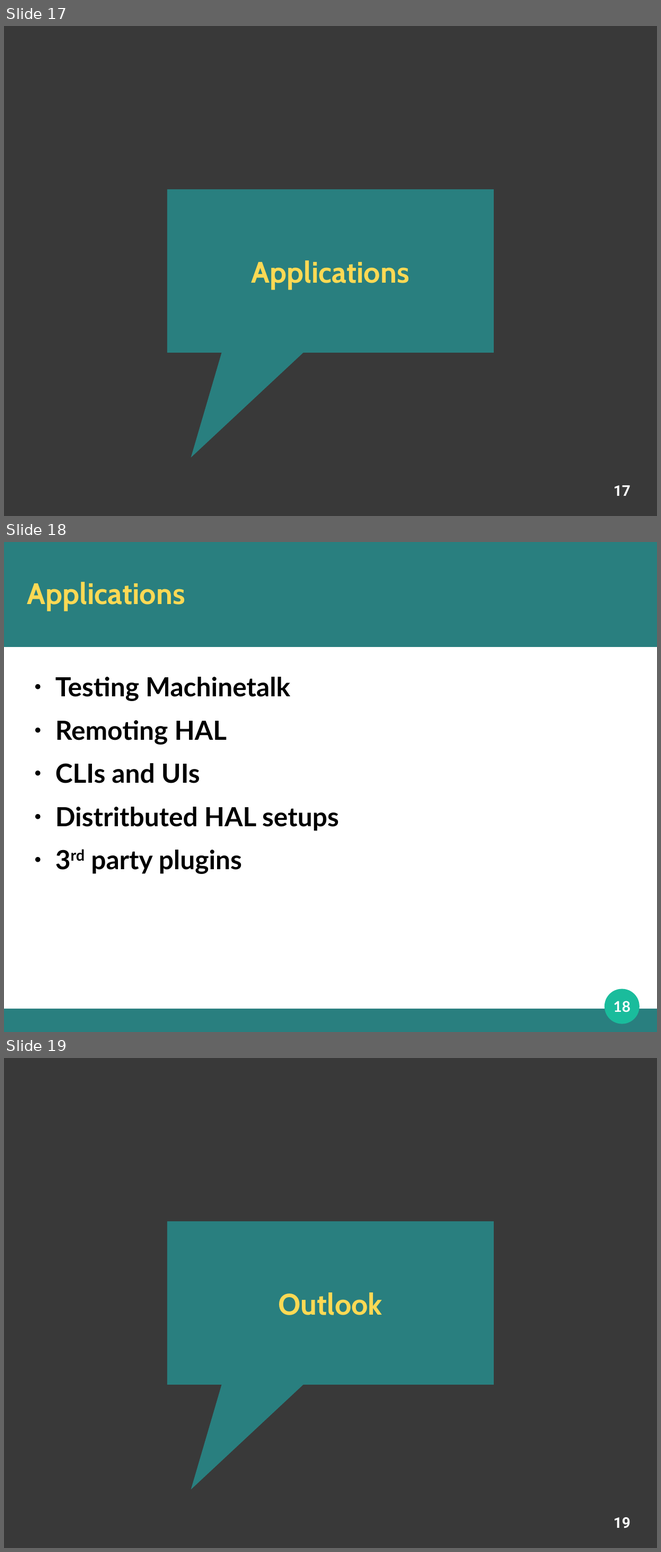
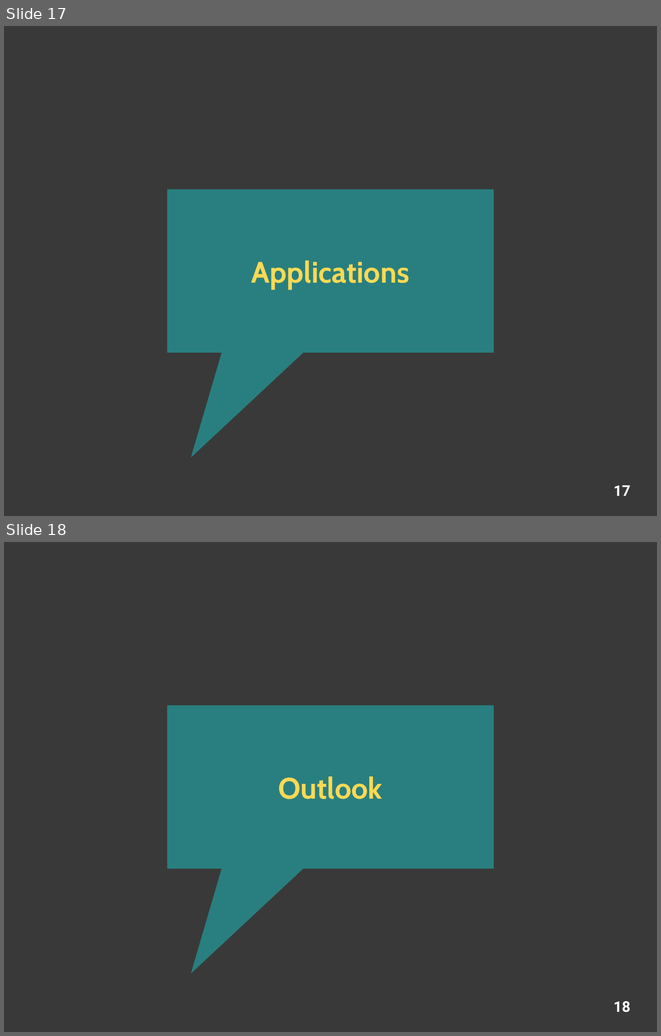
Before and after one commit to machinekoder/slides, a slide deck: machinekit-The Python Machinetalk Bindings.odp. Shown one above the other, each under a label of ours: slides 17, 18 and 19 before the commit, slides 17 and 18 after it. The pictures are 661x1552 and 661x1036 pixels, drawn with LibreOffice and Linux fonts; fonts in the diff are those of the drawing; background and template pictures are left out. Boxes give left, top, right and bottom in pixels: in the first picture for what was removed or moved away, otherwise in the second. Text is boxed around its words. In the diff, an @@ line names an element or a change of style, - is before the commit and + after.

Commit message:
update presentation

```diff
--- a/machinekit-The Python Machinetalk Bindings.odp
+++ b/machinekit-The Python Machinetalk Bindings.odp
@@ slide 18 removed at box(4, 542, 657, 1032), background #FFFFFF @@
@@ rectangle removed at box(4, 542, 657, 647) @@
@@ title removed at box(27, 582, 185, 611) @@
-Applications
@@ text removed at box(55, 677, 339, 874) @@
-● Testing Machinetalk
-● Remoting HAL
-● CLIs and UIs
-● Distritbuted HAL setups
-● 3rd party plugins
@@ ellipse removed at box(605, 989, 640, 1024) @@
@@ page number removed at box(614, 1000, 630, 1012) @@
-18
@@ rectangle removed at box(4, 1008, 657, 1031) @@
@@ what was slide 19 is now slide 18 @@
@@ page number at box(614, 1001, 630, 1012): text changed @@
-19
+18
```
Also in this commit, not shown: 1 other file.
